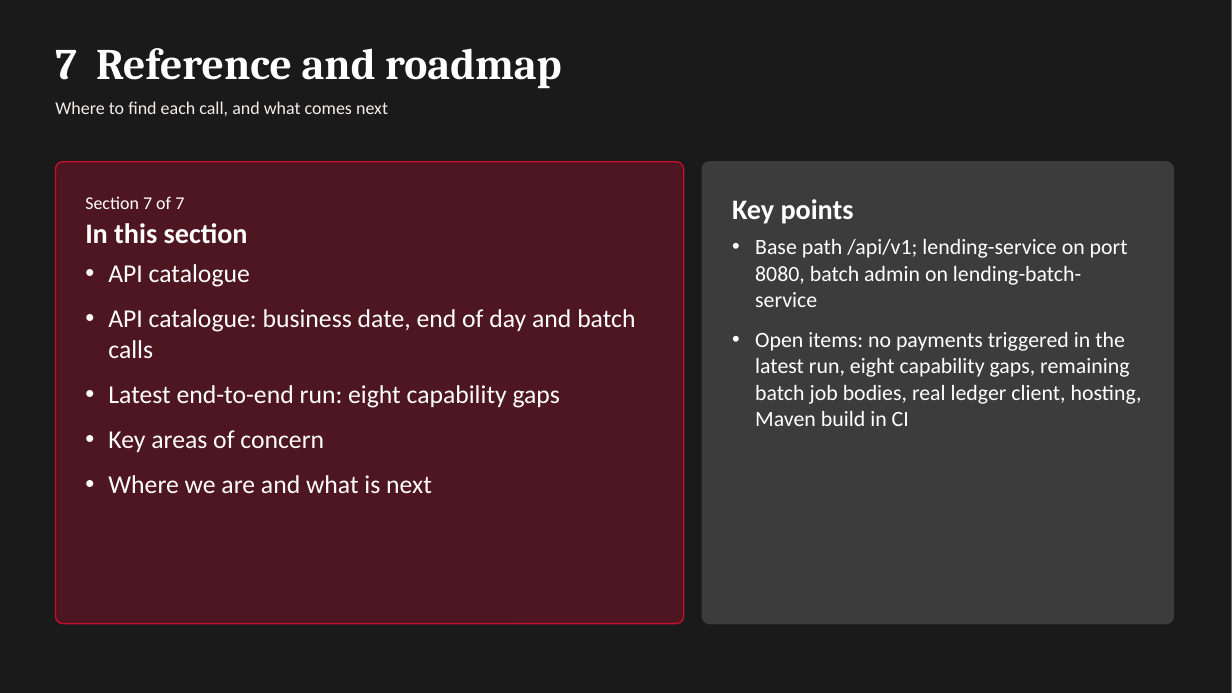
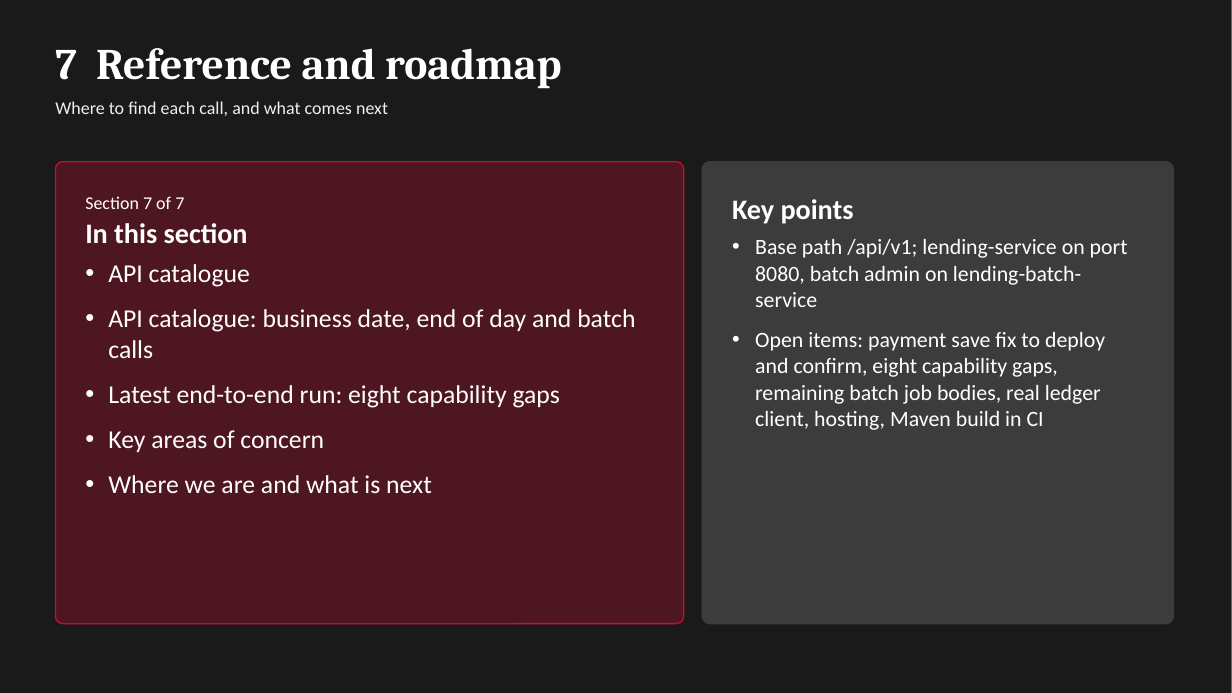
Before and after one commit to kiran199-code/lending, a slide deck: slide 39 of docs/Lending-Platform-Architecture-v1.6.pptx. Drawn at 1232x693 pixels with LibreOffice and Linux fonts; fonts in the diff are those of the drawing. Boxes give left, top, right and bottom in pixels: in the first picture for what was removed or moved away, otherwise in the second. Text is boxed around its words. In the diff, an @@ line names an element or a change of style, - is before the commit and + after.

```diff
--- a/docs/Lending-Platform-Architecture-v1.6.pptx
+++ b/docs/Lending-Platform-Architecture-v1.6.pptx
@@ text in rounded rectangle at box(755, 332, 1105, 430): text changed @@
-• Open items: no payments triggered in the latest run, eight capability gaps, remaining batch job bodies, real ledger client, hosting, Maven build in CI
+• Open items: payment save fix to deploy and confirm, eight capability gaps, remaining batch job bodies, real ledger client, hosting, Maven build in CI
```
Also in this commit, not shown: 4 other slides changed, 7 other files.
